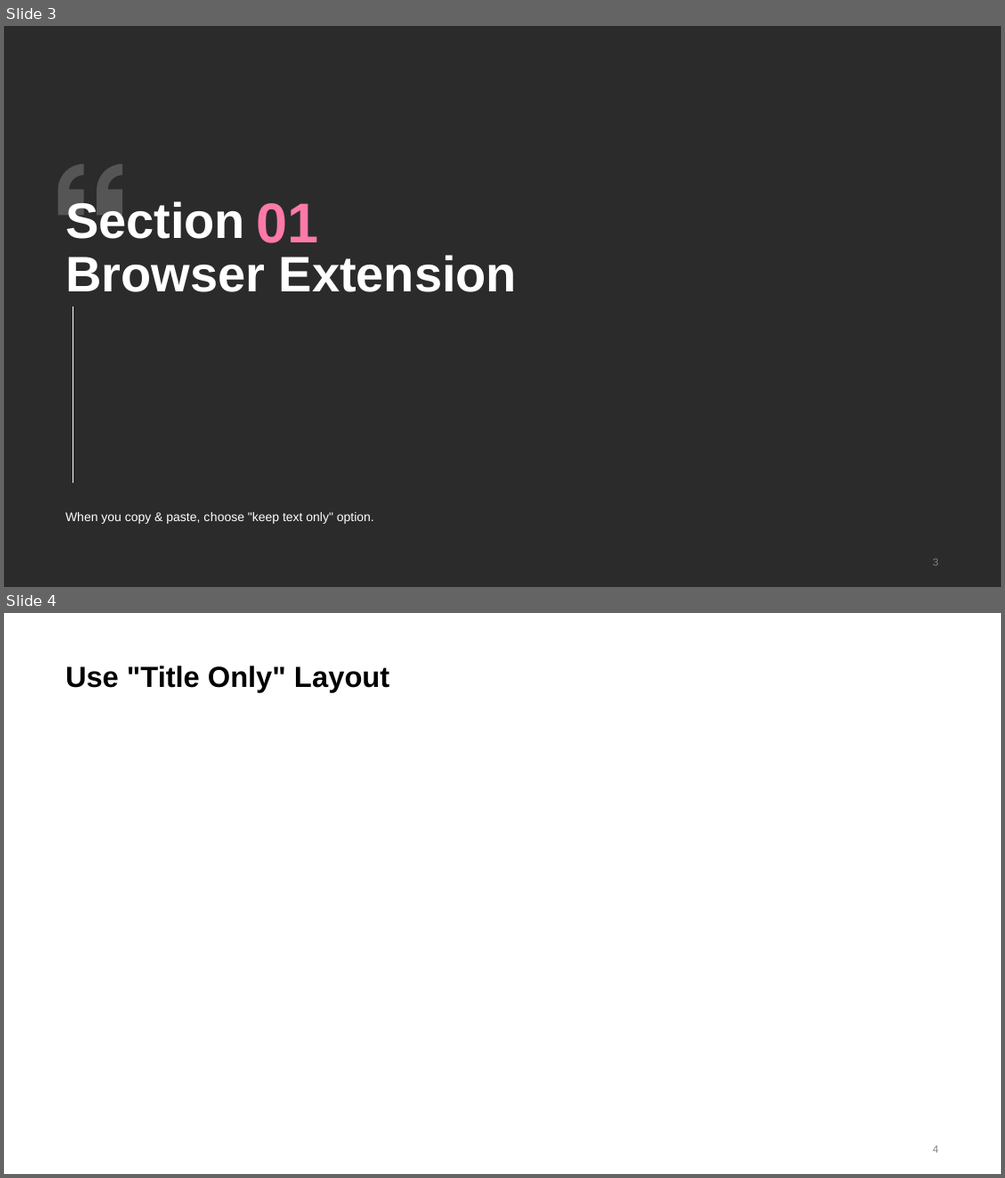
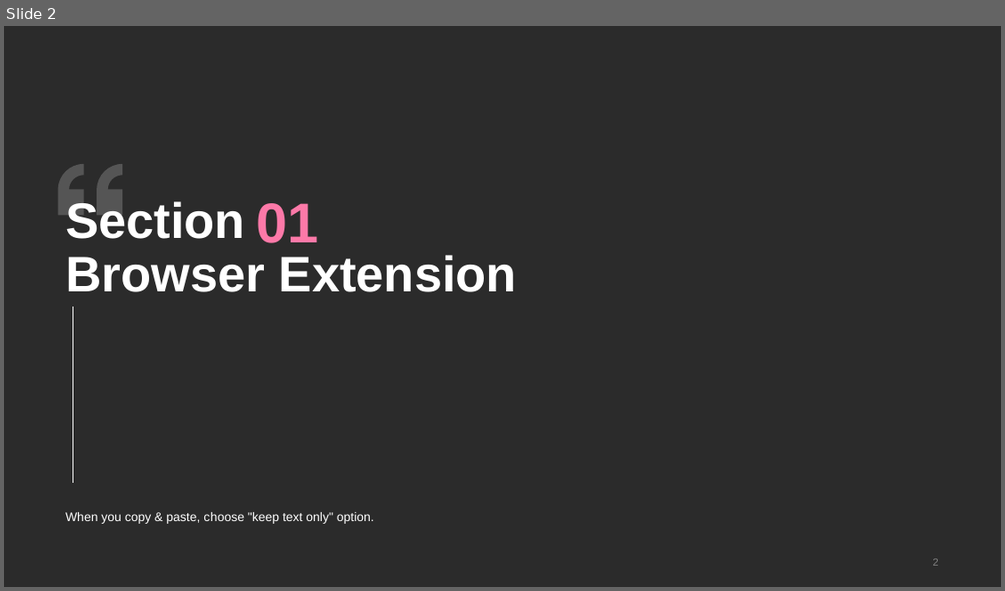
Before and after one commit to gxy5202/JS-Hero, a slide deck: browser-extension/extension.pptx. Shown one above the other, each under a label of ours: slides 3 and 4 before the commit, slide 2 after it. The pictures are 1005x1178 and 1005x591 pixels, drawn with LibreOffice and Linux fonts; fonts in the diff are those of the drawing; background and template pictures are left out; a plain dark background stands for a picture behind light text. Boxes give left, top, right and bottom in pixels: in the first picture for what was removed or moved away, otherwise in the second. Text is boxed around its words. In the diff, an @@ line names an element or a change of style, - is before the commit and + after.

```diff
--- a/browser-extension/extension.pptx
+++ b/browser-extension/extension.pptx
@@ slide 4 removed at bbox=[4, 613, 1001, 1174], background #FFFFFF @@
@@ title removed at bbox=[65, 666, 389, 692] @@
-Use "Title Only" L ayout
@@ page number removed at bbox=[932, 1145, 938, 1152] @@
-4
@@ what was slide 3 is now slide 2 @@
```
Also in this commit, not shown: 8 other slides removed.
